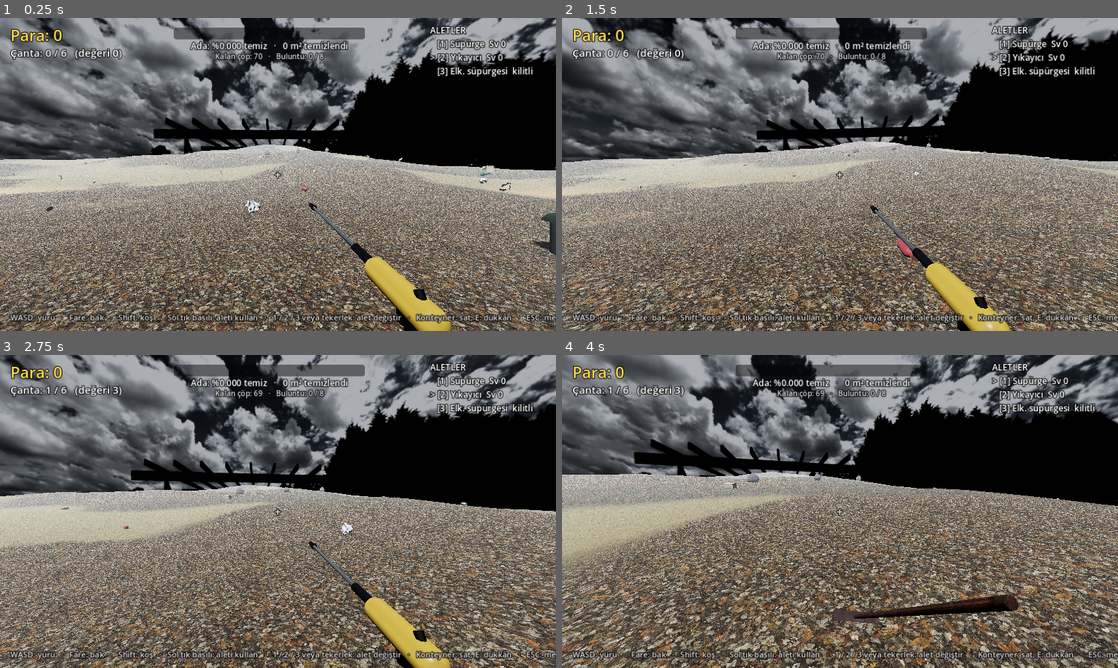
Above: before the commit, frames 1-4 (two rows, left to right).
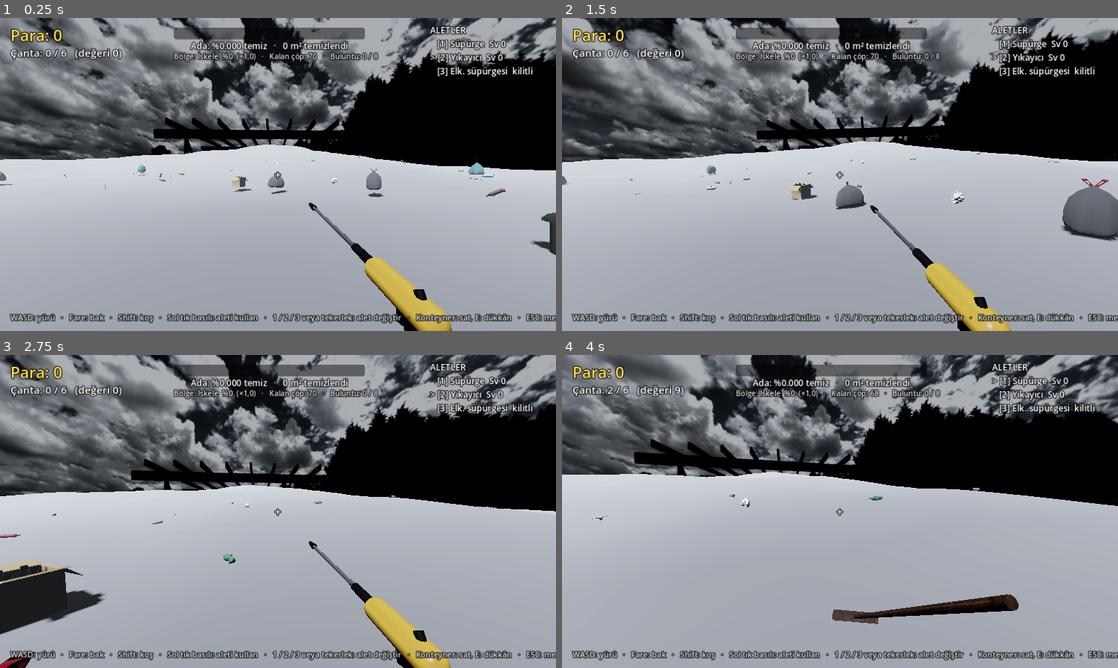
Above: after the commit, the same moments.

Repository: bogacavdar/Junk-to-Shine
Game: Godot game, scene res://main.tscn
Two runs of this game, one before a commit and one after it. Both use one fixed random seed, a clock stepped at 60 frames per second and the inputs below.
Inputs (mouse positions are in pixels of both pictures, inside the frame that each line leads up to):
- Up to frame 1 (0.25 s): no input
- Up to frame 2 (1.5 s): tap Enter at 0.5 s; move the mouse to (867, 174) at 0.52 s; hold Shift (run) 0.53-1.28 s; hold W (move_up) from 0.53 s (still down); click (867, 174) at 0.67 s; move the mouse to (812, 174) at 1.27 s; tap E (interact) at 1.35 s
- Up to frame 3 (2.75 s): keep holding W (move_up); tap Shift (run) at 1.55 s; move the mouse to (289, 505) at 2.02 s; hold Shift (run) from 2.03 s (still down)
- Up to frame 4 (4 s): keep holding W (move_up); move the mouse to (834, 517) at 2.77 s; release Shift (run) at 2.78 s; click (834, 517) at 2.85 s; tap Shift (run) at 3.05 s; move the mouse to (878, 514) at 3.52 s; hold Shift (run) from 3.53 s (still down); tap 1 at 3.6 s

The runs differ from the first frame. In frame 1, 49% of the frame differs, in the area x 0-100%, y 10-100%; in frame 2, 51%; in frame 3, 51%; in frame 4, 56%.

Commit message:
Bölge sistemi: 7 bölge, kilitler, kazanç çarpanı, tamamlama ödülü
- Ada İskele, Sahil, Liman, Köy, Tarlalar, Orman, Fener Tepesi bölgelerine ayrıldı
- Kapalı bölge soluk görünür, sınırında turuncu-siyah şerit; içine girilemez, temizlenemez
- Önceki bölge %75 temizlenince sonraki açılır, ya da dükkândan erken satın alınır
- Her bölgenin kazanç çarpanı var; bölge %97 olunca büyük ödül
- Yeni açılan bölgeye çöp dağılır; HUD'da bölge adı ve yüzdesi

Co-Authored-By: Claude Opus 5.5 <noreply@anthropic.com>
Claude-Session: https://claude.ai/code/session_01BTyhiHPd1tC3NJd2rRFT53

Diff:
--- a/scripts/island.gd
+++ b/scripts/island.gd
@@ -15,6 +15,20 @@
 	"leaf": {"bias": 0.55, "contrast": 2.8, "min_h": 1.3},
 }
 var raw_threshold := {}   # katman -> ham değer eşiği (0-255)
+
+# Bölgeler: 0 = deniz. Sıra açılış sırasıdır; her bölge bir öncekinin %75'i temizlenince açılır
+# (ya da dükkândan erken satın alınır).
+const ZONE_NAMES := ["Deniz", "İskele", "Sahil", "Liman", "Köy", "Tarlalar", "Orman", "Fener Tepesi"]
+const ZONE_MULT := [0.0, 1.0, 3.0, 9.0, 27.0, 80.0, 240.0, 700.0]       # kazanç çarpanı
+const ZONE_PRICE := [0.0, 0.0, 400.0, 8000.0, 150000.0, 3.0e6, 6.0e7, 1.2e9]  # erken açma fiyatı
+const ZONE_AUTO := 0.75        # bir önceki bölge bu oranda temizse sonraki kendiliğinden açılır
+const ISKELE_RADIUS := 40.0
+const LIGHTHOUSE := Vector2(150.0, -150.0)
+
+var spawn_point := Vector3.ZERO
+var unlocked_mask := 1 << 1    # başta sadece iskele açık
+var zone_total := PackedInt64Array()
+var zone_clean := PackedInt64Array()
 
 var terrain_shader: Shader
 var textures := {}
@@ -38,6 +52,15 @@
 	noise_detail.seed = world_seed + 7
 	noise_detail.frequency = 0.03
 	noise_detail.fractal_octaves = 3
+	zone_total.resize(ZONE_NAMES.size())
+	zone_clean.resize(ZONE_NAMES.size())
+	zone_total.fill(0)
+	zone_clean.fill(0)
+	# Başlangıç: güney kıyısında kumsalın bittiği yer (bölgeler buna göre çizilir)
+	var z := ISLAND_RADIUS * 1.1
+	while z > 0.0 and height_at(0.0, z) < 1.8:
+		z -= 1.0
+	spawn_point = Vector3(0.0, height_at(0.0, z - 4.0), z - 4.0)
 	for layer: String in LAYERS:
 		var L: Dictionary = LAYERS[layer]
 		raw_threshold[layer] = int(255.0 * (float(L["bias"]) + (CLEAN_THRESHOLD / 255.0 - 0.5) / float(L["contrast"])))
@@ -57,6 +80,56 @@
 	var lighthouse := maxf(0.0, 1.0 - Vector2(x - 150.0, z + 150.0).length() / 90.0)
 	hill += lighthouse * lighthouse * 30.0
 	return 0.6 + hill + noise_detail.get_noise_2d(x, z) * 0.8 * clampf(shape * 4.0, 0.0, 1.0)
+
+
+## Bir noktanın bölgesi (konum ve yüksekliğe göre)
+func zone_of(x: float, z: float, h: float) -> int:
+	if h < 0.0:
+		return 0
+	if Vector2(x - spawn_point.x, z - spawn_point.z).length() < ISKELE_RADIUS:
+		return 1
+	if Vector2(x, z).distance_to(LIGHTHOUSE) < 110.0:
+		return 7
+	var ang := atan2(x, z)   # 0 = güney (başlangıç tarafı), -PI/2 = batı
+	if h < 1.6:
+		if absf(ang) < 0.87:
+			return 2
+		if absf(ang + PI * 0.5) < 0.96:
+			return 3
+	if Vector2(x, z).length() < 120.0:
+		return 4
+	if z > 0.0:
+		return 5
+	return 6
+
+
+func zone_unlocked(zn: int) -> bool:
+	return zn > 0 and (unlocked_mask >> zn) & 1 == 1
+
+
+## Oyuncunun bulunduğu bölge (parça ızgarasından)
+func zone_at(x: float, z: float) -> int:
+	var key := chunk_of(x, z)
+	if not chunks.has(key):
+		return 0
+	var origin := chunk_origin(key)
+	var step := CHUNK_SIZE / float(VERTS - 1)
+	var i := clampi(int(round((x - origin.x) / step)), 0, VERTS - 1)
+	var j := clampi(int(round((z - origin.z) / step)), 0, VERTS - 1)
+	var zm: PackedByteArray = chunks[key]["zones"]
+	return zm[j * VERTS + i]
+
+
+func zone_fraction(zn: int) -> float:
+	if zone_total[zn] <= 0:
+		return 0.0
+	return minf(1.0, float(zone_clean[zn]) / float(zone_total[zn]))
+
+
+func set_unlocked(mask: int) -> void:
+	unlocked_mask = mask
+	for k in chunks:
+		(chunks[k]["mat"] as ShaderMaterial).set_shader_parameter("unlocked_zones", unlocked_mask)
 
 
 func chunk_origin(c: Vector2i) -> Vector3:
@@ -108,8 +181,22 @@
 			st.add_index(a + VERTS)
 	var mesh := st.commit()
 
+	# Bölge haritası: köşe başına bir bölge
+	var zones := PackedByteArray()
+	zones.resize(VERTS * VERTS)
+	for j in VERTS:
+		for i in VERTS:
+			zones[j * VERTS + i] = zone_of(origin.x + i * step, origin.z + j * step, heights[j * VERTS + i])
+	var zimg_data := PackedByteArray()
+	zimg_data.resize(VERTS * VERTS)
+	for n in VERTS * VERTS:
+		zimg_data[n] = zones[n] * 32
+	var z_tex := ImageTexture.create_from_image(Image.create_from_data(VERTS, VERTS, false, Image.FORMAT_L8, zimg_data))
+
 	var mat := ShaderMaterial.new()
 	mat.shader = terrain_shader
+	mat.set_shader_parameter("zone_map", z_tex)
+	mat.set_shader_parameter("unlocked_zones", unlocked_mask)
 	for k in textures:
 		mat.set_shader_parameter(k, textures[k])
 	mat.set_shader_parameter("chunk_origin", Vector2(origin.x, origin.z))
@@ -152,9 +239,13 @@
 	mat.set_shader_parameter("dirt_mask", d_tex)
 	mat.set_shader_parameter("leaf_mask", l_tex)
 	chunks[c] = {"mesh": mi, "mat": mat, "dirt": dirt, "leaf": leaf, "dirt_img": d_img, "leaf_img": l_img,
-		"dirt_tex": d_tex, "leaf_tex": l_tex, "modified": false, "heights": heights}
-	dirt_total += _count_est(c, "dirt", dirt)
-	leaf_total += _count_est(c, "leaf", leaf)
+		"dirt_tex": d_tex, "leaf_tex": l_tex, "modified": false, "heights": heights, "zones": zones}
+	var dc := _count_est(c, "dirt", dirt)
+	var lc := _count_est(c, "leaf", leaf)
+	for zn in ZONE_NAMES.size():
+		dirt_total += dc[zn]
+		leaf_total += lc[zn]
+		zone_total[zn] += dc[zn] + lc[zn]
 
 
 func _noise_mask(c: Vector2i, freq: float) -> PackedByteArray:
@@ -168,27 +259,31 @@
 	return img.get_data()
 
 
-## Kirli piksel sayısını örnekleyerek tahmin et (her 8 pikselde bir; deniz/kumsal altı hariç)
-func _count_est(c: Vector2i, layer: String, data: PackedByteArray) -> int:
-	var heights: PackedFloat32Array = chunks[c]["heights"] if chunks.has(c) else PackedFloat32Array()
+## Kirli piksel sayısını bölge bölge örnekleyerek tahmin et (her 8 pikselde bir; deniz/kumsal altı hariç)
+func _count_est(c: Vector2i, layer: String, data: PackedByteArray) -> PackedInt64Array:
+	var heights: PackedFloat32Array = chunks[c]["heights"]
+	var zones: PackedByteArray = chunks[c]["zones"]
 	var thr: int = raw_threshold[layer]
 	var min_h: float = LAYERS[layer]["min_h"]
 	var px_per_vert := float(MASK_RES) / float(VERTS - 1)
-	var n := 0
+	var out := PackedInt64Array()
+	out.resize(ZONE_NAMES.size())
+	out.fill(0)
 	for y in range(4, MASK_RES, 8):
-		var j: int = mini(int(y / px_per_vert), VERTS - 1)
+		var j: int = mini(int(round(y / px_per_vert)), VERTS - 1)
 		for x in range(4, MASK_RES, 8):
-			var i: int = mini(int(x / px_per_vert), VERTS - 1)
-			if heights.size() > 0 and heights[j * VERTS + i] < min_h:
+			var i: int = mini(int(round(x / px_per_vert)), VERTS - 1)
+			if heights[j * VERTS + i] < min_h:
 				continue
 			if data[y * MASK_RES + x] >= thr:
-				n += 1
-	return n * 64
-
-
-## Bir noktada fırça ile temizle. layer: "dirt" ya da "leaf". Döner: eşiği geçen (temizlenen) piksel sayısı.
-func clean(pos: Vector3, radius: float, amount: float, layer: String) -> int:
-	var cleaned := 0
+				out[zones[j * VERTS + i]] += 64
+	return out
+
+
+## Bir noktada fırça ile temizle. layer: "dirt" ya da "leaf".
+## Döner: temizlenen piksellerin bölge çarpanıyla ağırlıklı toplamı (para hesabı için). Kapalı bölgede temizlenmez.
+func clean(pos: Vector3, radius: float, amount: float, layer: String) -> float:
+	var cleaned := 0.0
 	var c0 := chunk_of(pos.x - radius, pos.z - radius)
 	var c1 := chunk_of(pos.x + radius, pos.z + radius)
 	for cz in range(c0.y, c1.y + 1):
@@ -200,9 +295,11 @@
 	return cleaned
 
 
-func _clean_chunk(key: Vector2i, pos: Vector3, radius: float, amount: float, layer: String) -> int:
+func _clean_chunk(key: Vector2i, pos: Vector3, radius: float, amount: float, layer: String) -> float:
 	var ch: Dictionary = chunks[key]
 	var data: PackedByteArray = ch[layer]
+	var zones: PackedByteArray = ch["zones"]
+	var px_per_vert := float(MASK_RES) / float(VERTS - 1)
 	var origin := chunk_origin(key)
 	var ppm := MASK_RES / CHUNK_SIZE
 	var cx := (pos.x - origin.x) * ppm
@@ -213,8 +310,9 @@
 	var y0 := maxi(0, int(cy - r_px))
 	var y1 := mini(MASK_RES - 1, int(cy + r_px))
 	if x0 > x1 or y0 > y1:
-		return 0
+		return 0.0
 	var cleaned := 0
+	var value := 0.0
 	var changed := false
 	var thr: int = raw_threshold[layer]
 	for y in range(y0, y1 + 1):
@@ -224,6 +322,9 @@
 			var dist := sqrt(dx * dx + dy * dy) / r_px
 			if dist > 1.0:
 				continue
+			var zn: int = zones[mini(int(round(y / px_per_vert)), VERTS - 1) * VERTS + mini(int(round(x / px_per_vert)), VERTS - 1)]
+			if (unlocked_mask >> zn) & 1 == 0:
+				continue
 			var idx: int = y * MASK_RES + x
 			var old: int = data[idx]
 			if old == 0:
@@ -233,6 +334,8 @@
 			changed = true
 			if old >= thr and nv < thr:
 				cleaned += 1
+				zone_clean[zn] += 1
+				value += ZONE_MULT[zn]
 	if changed:
 		ch[layer] = data
 		ch["modified"] = true
@@ -243,7 +346,7 @@
 			dirt_clean += cleaned
 		else:
 			leaf_clean += cleaned
-	return cleaned
+	return value
 
 
 ## Bir noktadaki maske değeri (0-255), parça yoksa 0
@@ -303,10 +406,13 @@
 				continue
 			var before := _count_est(k, layer, ch[layer])
 			var after := _count_est(k, layer, raw)
-			if layer == "dirt":
-				dirt_clean += before - after
-			else:
-				leaf_clean += before - after
+			for zn in ZONE_NAMES.size():
+				var diff: int = before[zn] - after[zn]
+				zone_clean[zn] += diff
+				if layer == "dirt":
+					dirt_clean += diff
+				else:
+					leaf_clean += diff
 			ch[layer] = raw
 			var img: Image = ch[layer + "_img"]
 			img.set_data(MASK_RES, MASK_RES, false, Image.FORMAT_L8, raw)
--- a/scripts/main.gd
+++ b/scripts/main.gd
@@ -75,7 +75,14 @@
 var sky_mat: ShaderMaterial
 var ocean_mat: ShaderMaterial
 var local_clean := 0.0
-var cleaned_since_payout := 0
+var cleaned_since_payout := 0.0   # bölge çarpanıyla ağırlıklı temiz piksel
+var zones_done: Array[int] = []      # tamamlanıp ödülü verilen bölgeler
+var zones_spawned: Array[int] = []   # çöpü dağıtılmış bölgeler
+var zone_timer := 0.0
+var last_ok_pos := Vector3.ZERO
+var current_zone := 1
+var locked_msg_timer := 0.0
+const ZONE_TRASH := [0, 70, 110, 110, 130, 130, 130, 110]
 var clean_pct := 0.0
 var next_milestone := 25
 var completed := false
@@ -308,11 +315,7 @@
 	add_child(island)
 	island.setup(world_seed, load("res://shaders/terrain.gdshader"), t)
 
-	# Başlangıç: güney kıyısında kumsalın bittiği yer
-	var z := 330.0
-	while z > 0.0 and island.height_at(0.0, z) < 1.8:
-		z -= 1.0
-	spawn_point = Vector3(0.0, island.height_at(0.0, z - 4.0), z - 4.0)
+	spawn_point = island.spawn_point
 	container_pos = Vector3(7.0, 0.0, spawn_point.z - 2.0)
 	container_pos.y = island.height_at(container_pos.x, container_pos.z)
 
@@ -430,14 +433,24 @@
 
 
 func _spawn_all_trash() -> void:
+	_spawn_zone_trash(1)
+
+
+## Bir bölgeye çöp dağıt (bölge ilk açıldığında bir kez)
+func _spawn_zone_trash(zn: int) -> void:
+	if zones_spawned.has(zn):
+		return
+	zones_spawned.append(zn)
+	var want: int = ZONE_TRASH[zn]
 	var placed := 0
 	var tries := 0
-	while placed < TRASH_COUNT and tries < 4000:
+	var r: float = IslandScript.ISLAND_RADIUS
+	while placed < want and tries < 30000:
 		tries += 1
-		var ang := randf() * TAU
-		var dist := sqrt(randf()) * 60.0
-		var x := spawn_point.x + cos(ang) * dist
-		var z := spawn_point.z + sin(ang) * dist
+		var x := randf_range(-r, r)
+		var z := randf_range(-r, r)
+		if island.zone_at(x, z) != zn:
+			continue
 		var h: float = island.height_at(x, z)
 		if h < 0.4:
 			continue
@@ -576,7 +589,7 @@
 
 	# Dükkân paneli: konteynerin yanına gelince açılır
 	shop_panel = PanelContainer.new()
-	shop_panel.position = Vector2(330, 70)
+	shop_panel.position = Vector2(330, 40)
 	var sb := StyleBoxFlat.new()
 	sb.bg_color = Color(0.07, 0.11, 0.09, 0.9)
 	sb.set_corner_radius_all(10)
@@ -606,6 +619,23 @@
 		row.add_child(b)
 		vb.add_child(row)
 		shop_buttons.append(b)
+	# Son satır: sıradaki bölgeyi erken açma
+	var zrow := HBoxContainer.new()
+	zrow.add_theme_constant_override("separation", 12)
+	var zl := Label.new()
+	zl.custom_minimum_size = Vector2(440, 0)
+	zl.add_theme_font_size_override("font_size", 17)
+	zl.add_theme_color_override("font_color", Color(1.0, 0.8, 0.45))
+	zrow.add_child(zl)
+	shop_rows.append(zl)
+	var zb := Button.new()
+	zb.custom_minimum_size = Vector2(150, 48)
+	zb.add_theme_font_size_override("font_size", 18)
+	zb.focus_mode = Control.FOCUS_ALL
+	zb.pressed.connect(_on_shop_button.bind(UPGRADES.size()))
+	zrow.add_child(zb)
+	vb.add_child(zrow)
+	shop_buttons.append(zb)
 	shop_panel.visible = false
 	layer.add_child(shop_panel)
 
@@ -688,9 +718,9 @@
 
 	# Temizlikten gelen para
 	tick_cooldown -= delta
-	if cleaned_since_payout > 0:
+	if cleaned_since_payout > 0.0:
 		money += cleaned_since_payout * MONEY_PER_PIXEL * money_mult()
-		cleaned_since_payout = 0
+		cleaned_since_payout = 0.0
 		if tick_cooldown <= 0.0:
 			_play_blip(blip_stream, 1.4 + randf() * 0.3, -14.0)
 			tick_cooldown = 0.09
@@ -699,6 +729,7 @@
 	if combo_timer <= 0.0:
 		combo = 0
 
+	_update_zones(delta)
 	_update_progress()
 	shown_money = move_toward(shown_money, money, maxf(1.0, absf(money - shown_money)) * delta * 6.0)
 	_update_hud()
@@ -707,6 +738,20 @@
 func _physics_process(_delta: float) -> void:
 	if paused:
 		return
+	# Kapalı bölgeye girilemez: geri it
+	var here: int = island.zone_at(player.global_position.x, player.global_position.z)
+	if here > 0 and not island.zone_unlocked(here):
+		player.global_position = Vector3(last_ok_pos.x, player.global_position.y, last_ok_pos.z)
+		player.velocity = Vector3.ZERO
+		if locked_msg_timer <= 0.0:
+			locked_msg_timer = 2.5
+			var prev: int = here - 1
+			_float_text(player.global_position + Vector3(0, 2.4, 0) - player.global_transform.basis.z * 2.0,
+				"%s kapalı: %s %%%d / %%%d" % [IslandScript.ZONE_NAMES[here], IslandScript.ZONE_NAMES[prev], int(island.zone_fraction(prev) * 100.0), int(IslandScript.ZONE_AUTO * 100.0)],
+				Color(1.0, 0.6, 0.3))
+	else:
+		last_ok_pos = player.global_position
+	locked_msg_timer -= _delta
 	var ppos := player.global_position
 	var full := bag >= bag_capacity()
 	var pull_radius := tool_radius()
@@ -843,14 +888,14 @@
 # =====================================================================
 
 func _clean_at(world_pos: Vector3, delta: float) -> void:
-	var n: int = island.clean(world_pos, washer_radius(), washer_strength() * delta, "dirt")
-	if n > 0:
+	var n: float = island.clean(world_pos, washer_radius(), washer_strength() * delta, "dirt")
+	if n > 0.0:
 		cleaned_since_payout += n
 		_check_finds()
 
 
 func _clean_leaves(p: Vector3, radius: float) -> void:
-	var n: int = island.clean(p, radius, broom_strength() * get_process_delta_time(), "leaf")
+	var n: float = island.clean(p, radius, broom_strength() * get_process_delta_time(), "leaf")
 	cleaned_since_payout += n
 
 
@@ -883,6 +928,58 @@
 		get_tree().create_timer(0.06 * i).timeout.connect(_play_blip.bind(coin_stream, 1.0 + i * 0.08, -6.0))
 	bag = 0
 	bag_value = 0.0
+
+
+func _update_zones(delta: float) -> void:
+	var pp := player.global_position
+	current_zone = island.zone_at(pp.x, pp.z)
+	zone_timer -= delta
+	if zone_timer > 0.0:
+		return
+	zone_timer = 0.5
+	var n: int = IslandScript.ZONE_NAMES.size()
+	# Kendiliğinden açılma: önceki bölge yeterince temizse
+	for zn in range(2, n):
+		if not island.zone_unlocked(zn) and island.zone_unlocked(zn - 1) and island.zone_fraction(zn - 1) >= IslandScript.ZONE_AUTO:
+			_unlock_zone(zn)
+	# Tamamlama ödülü
+	for zn in range(1, n):
+		if island.zone_unlocked(zn) and not zones_done.has(zn) and island.zone_fraction(zn) >= 0.97:
+			zones_done.append(zn)
+			var reward: float = float(island.zone_total[zn]) * MONEY_PER_PIXEL * IslandScript.ZONE_MULT[zn] * 0.25 * money_mult()
+			money += reward
+			_show_banner("%s TERTEMİZ!  +%s" % [str(IslandScript.ZONE_NAMES[zn]).to_upper(), _fmt(reward)])
+			for i in 8:
+				get_tree().create_timer(0.08 * i).timeout.connect(_play_blip.bind(coin_stream, 0.8 + i * 0.1, -4.0))
+
+
+func _unlock_zone(zn: int) -> void:
+	if island.zone_unlocked(zn):
+		return
+	island.set_unlocked(island.unlocked_mask | (1 << zn))
+	_spawn_zone_trash(zn)
+	_show_banner("YENİ BÖLGE: %s  (kazanç ×%s)" % [IslandScript.ZONE_NAMES[zn], _fmt_mult(IslandScript.ZONE_MULT[zn])])
+	for i in 5:
+		get_tree().create_timer(0.1 * i).timeout.connect(_play_blip.bind(coin_stream, 0.7 + i * 0.12, -4.0))
+	_save_game()
+
+
+func _show_banner(text: String) -> void:
+	banner_label.text = text
+	banner_label.visible = true
+	banner_label.modulate.a = 1.0
+	var tw := create_tween()
+	tw.tween_interval(3.0)
+	tw.tween_property(banner_label, "modulate:a", 0.0, 0.8)
+	tw.tween_callback(banner_label.hide)
+
+
+## Sıradaki kapalı bölge (yoksa -1)
+func next_locked_zone() -> int:
+	for zn in range(2, IslandScript.ZONE_NAMES.size()):
+		if not island.zone_unlocked(zn):
+			return zn
+	return -1
 
 
 func _update_progress() -> void:
@@ -987,6 +1084,11 @@
 
 
 func _on_shop_button(i: int) -> void:
+	if i >= UPGRADES.size():
+		var zn := next_locked_zone()
+		if zn > 0 and _try_pay(IslandScript.ZONE_PRICE[zn]):
+			_unlock_zone(zn)
+		return
 	if upgrade_maxed(i):
 		return
 	if not _try_pay(upgrade_price(i)):
@@ -1033,6 +1135,19 @@
 			var price := upgrade_price(i)
 			b.text = _fmt(price)
 			b.disabled = money < price
+	var zl: Label = shop_rows[UPGRADES.size()]
+	var zb: Button = shop_buttons[UPGRADES.size()]
+	var zn := next_locked_zone()
+	if zn < 0:
+		zl.text = "Bütün bölgeler açık"
+		zb.text = "—"
+		zb.disabled = true
+	else:
+		zl.text = "Yeni bölge: %s  (kazanç ×%s)\nya da %s %%%d temizlenince kendiliğinden açılır" % [
+			IslandScript.ZONE_NAMES[zn], _fmt_mult(IslandScript.ZONE_MULT[zn]), IslandScript.ZONE_NAMES[zn - 1], int(IslandScript.ZONE_AUTO * 100.0)]
+		var zp: float = IslandScript.ZONE_PRICE[zn]
+		zb.text = _fmt(zp)
+		zb.disabled = money < zp
 
 
 func _update_hud() -> void:
@@ -1045,7 +1160,11 @@
 	progress_bar.value = clean_pct
 	var m2 := float(island.dirt_clean + island.leaf_clean) / 40.96
 	pct_label.text = "Ada: %%%.3f temiz   ·   %s m² temizlendi" % [clean_pct, _fmt(m2)]
-	count_label.text = "Kalan çöp: %d   ·   Buluntu: %d / %d" % [trash_bodies.size(), found_finds.size(), FINDS.size()]
+	var zn: int = current_zone
+	var zone_txt := "Deniz"
+	if zn > 0:
+		zone_txt = "%s  %%%d  (×%s)" % [IslandScript.ZONE_NAMES[zn], int(island.zone_fraction(zn) * 100.0), _fmt_mult(IslandScript.ZONE_MULT[zn])]
+	count_label.text = "Bölge: %s   ·   Kalan çöp: %d   ·   Buluntu: %d / %d" % [zone_txt, trash_bodies.size(), found_finds.size(), FINDS.size()]
 
 	var vac_text: String = ("Sv %d" % vacuum_level) if vacuum_level > 0 else "kilitli"
 	shop_label.text = "ALETLER\n%s [1] Süpürge  Sv %d\n%s [2] Yıkayıcı  Sv %d\n%s [3] Elk. süpürgesi  %s" % [
@@ -1284,6 +1403,7 @@
 		"bag": bag, "bag_value": bag_value, "tool": current_tool,
 		"completed": completed, "milestone": next_milestone,
 		"island": island.save_data(),
+		"zones": {"unlocked": island.unlocked_mask, "done": zones_done, "spawned": zones_spawned},
 		"trash": trash,
 		"finds": found_finds,
 		"player": [player.global_position.x, player.global_position.z],
@@ -1309,6 +1429,12 @@
 	next_milestone = int(d.get("milestone", 25))
 	master_volume = float(d.get("volume", 0.8))
 	island.load_data(d.get("island", {}))
+	var zd: Dictionary = d.get("zones", {})
+	island.set_unlocked(int(zd.get("unlocked", 2)))
+	for v in zd.get("done", []):
+		zones_done.append(int(v))
+	for v in zd.get("spawned", [1]):
+		zones_spawned.append(int(v))
 
 	for item in d.get("trash", []):
 		var a: Array = item
--- a/shaders/terrain.gdshader
+++ b/shaders/terrain.gdshader
@@ -7,6 +7,8 @@
 uniform sampler2D dirt_mask : filter_linear, repeat_disable;
 uniform sampler2D leaf_mask : filter_linear, repeat_disable;
 uniform float hint = 0.0;
+uniform sampler2D zone_map : filter_nearest, repeat_disable;
+uniform int unlocked_zones = 2;
 uniform float dirt_bias = 0.42;
 uniform float dirt_contrast = 2.4;
 uniform float leaf_bias = 0.55;
@@ -89,6 +91,24 @@
 	nrm = mix(nrm, texture(leaf_normal, luv).rgb, leaf_t);
 	rgh = mix(rgh, 0.85, leaf_t);
 
+	// Kapalı bölge: soluk ve karanlık, sınırında turuncu şerit
+	int zone = int(round(texture(zone_map, muv).r * 255.0 / 32.0));
+	if (zone > 0 && ((unlocked_zones >> zone) & 1) == 0) {
+		float g = dot(alb, vec3(0.3, 0.59, 0.11));
+		alb = mix(alb, vec3(g), 0.75) * 0.45;
+		vec2 ts = vec2(1.0 / 33.0);
+		bool edge = false;
+		for (int k = 0; k < 4; k++) {
+			vec2 o = (k == 0) ? vec2(ts.x, 0.0) : (k == 1) ? vec2(-ts.x, 0.0) : (k == 2) ? vec2(0.0, ts.y) : vec2(0.0, -ts.y);
+			int nz = int(round(texture(zone_map, clamp(muv + o, 0.0, 1.0)).r * 255.0 / 32.0));
+			if (nz > 0 && ((unlocked_zones >> nz) & 1) == 1) { edge = true; }
+		}
+		if (edge) {
+			float stripe = step(0.5, fract((world_pos.x + world_pos.z) * 0.5));
+			alb = mix(alb, mix(vec3(0.9, 0.45, 0.05), vec3(0.08), stripe), 0.85);
+		}
+	}
+
 	ALBEDO = alb;
 	NORMAL_MAP = nrm;
 	ROUGHNESS = rgh;
